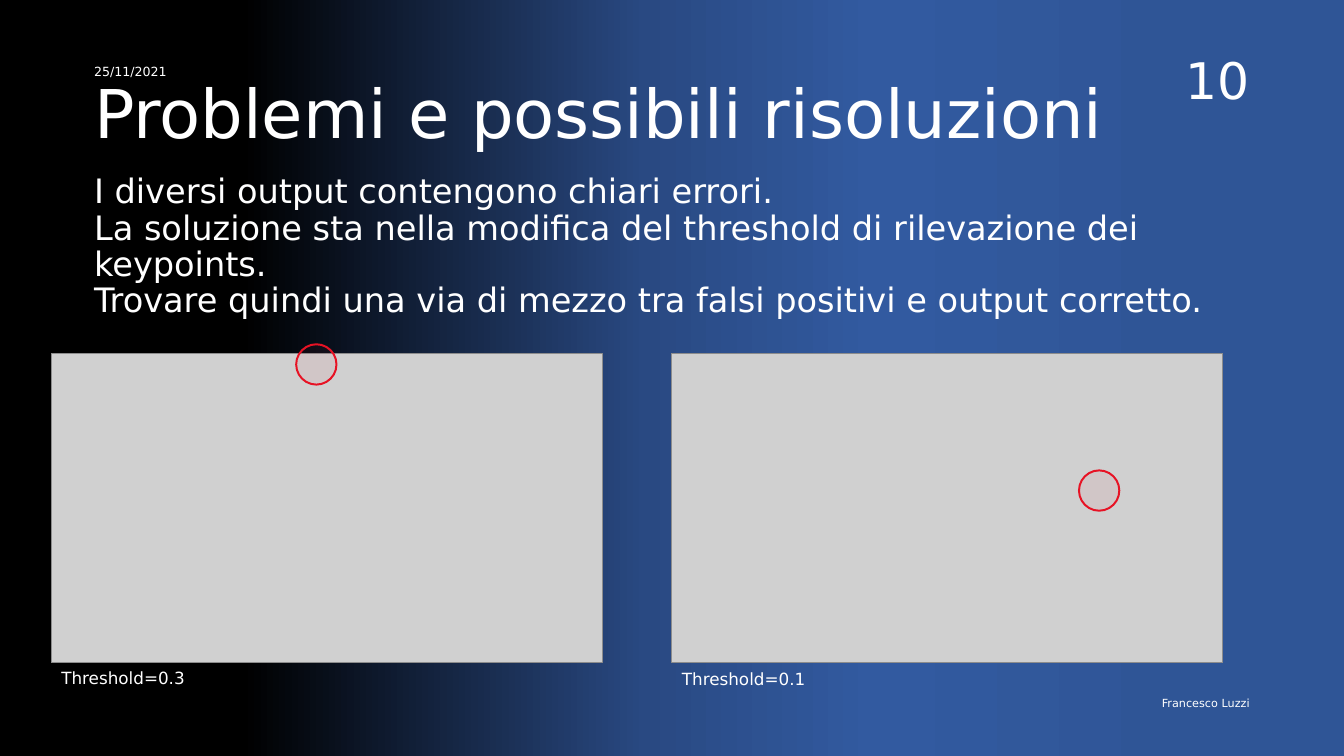
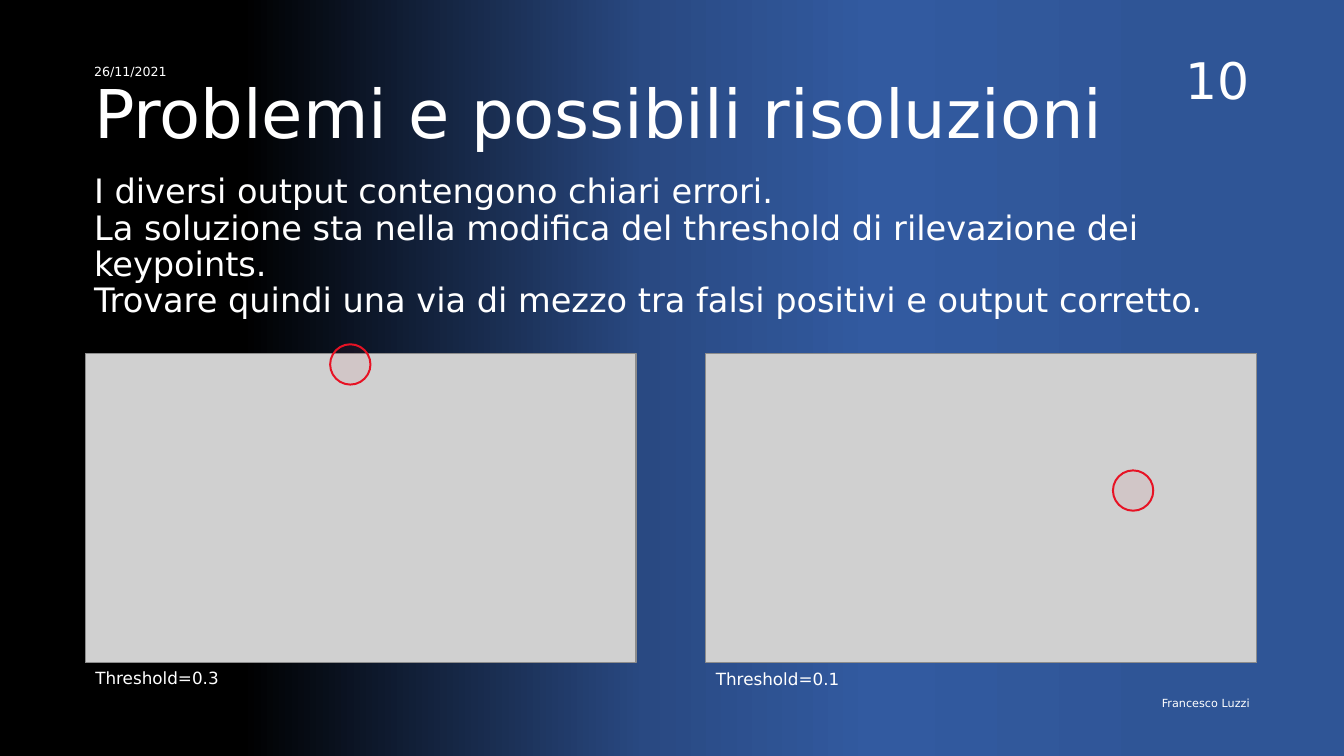
Before and after one commit to FrancescoLuzzi/Tesi, a slide deck: slide 10 of Presentazione.pptx. Drawn at 1344x756 pixels with LibreOffice and Linux fonts; fonts in the diff are those of the drawing; grey boxes stand for pictures. Boxes give left, top, right and bottom in pixels: in the first picture for what was removed or moved away, otherwise in the second. Text is boxed around its words. In the diff, an @@ line names an element or a change of style, - is before the commit and + after.

```diff
--- a/Presentazione.pptx
+++ b/Presentazione.pptx
@@ text at (x1=94, y1=66, x2=167, y2=78): text changed @@
-25/11/2021
+26/11/2021
@@ 2 pictures, 2 texts, 2 ellipses moved together from (x1=51, y1=345, x2=1223, y2=686) to (x1=86, y1=345, x2=1256, y2=686) @@
```
Also in this commit, not shown: 12 other slides changed.
